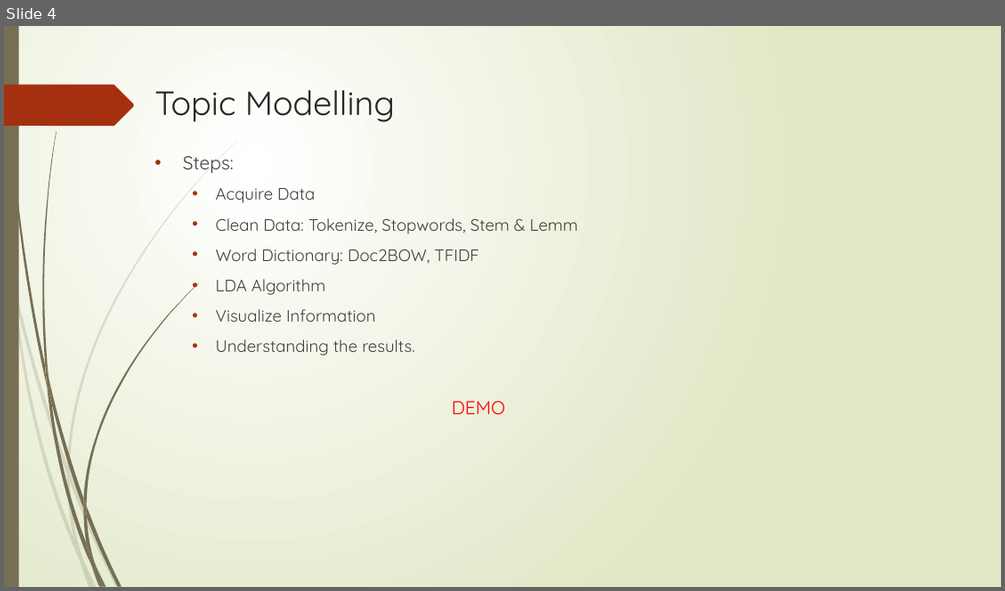
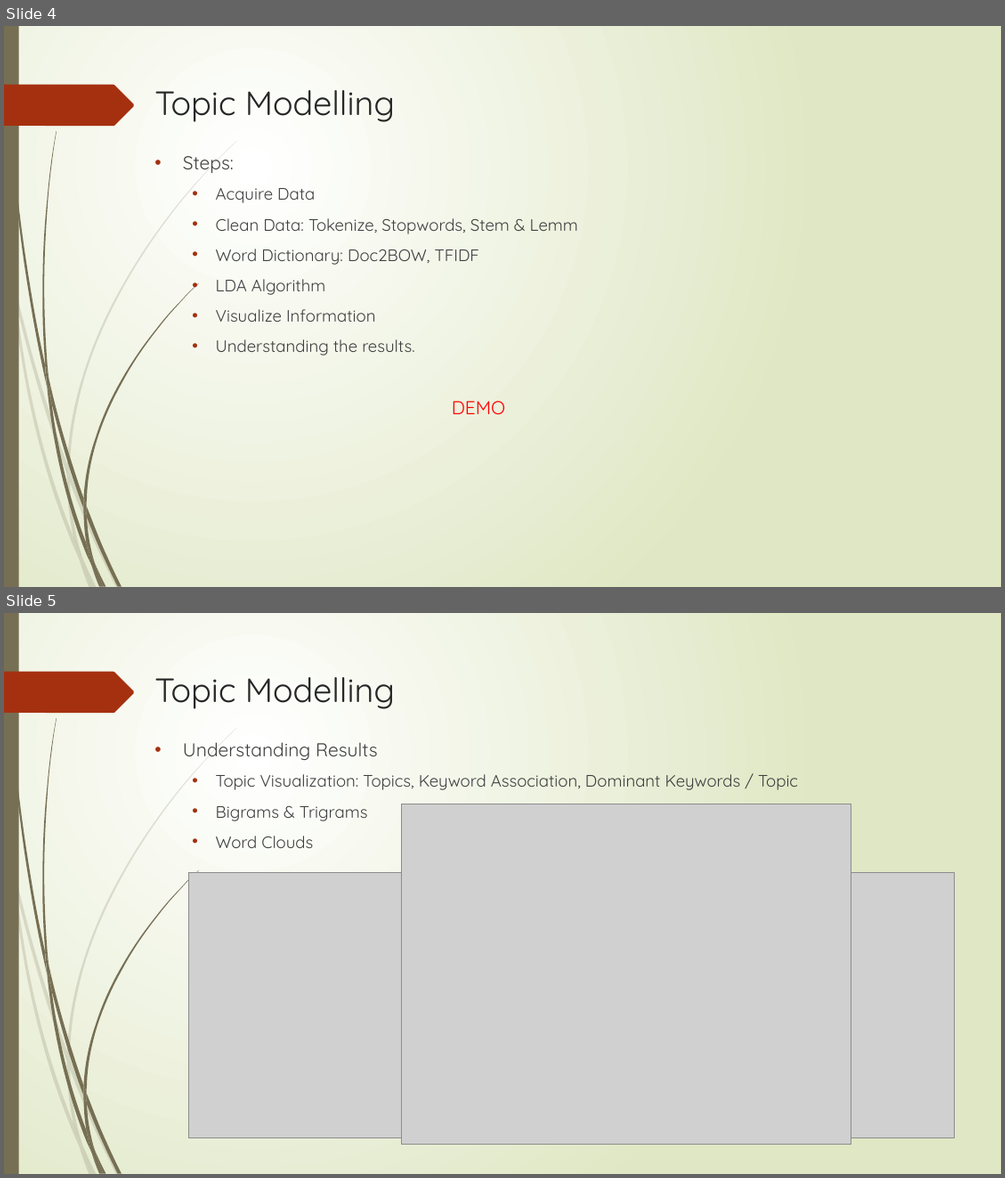
Before and after one commit to atmatul/TopicModelling, a slide deck: Topic Modelling.pptx. Shown one above the other, each under a label of ours: slide 4 before the commit, slides 4 and 5 after it. The pictures are 1005x591 and 1005x1178 pixels, drawn with LibreOffice and Linux fonts; fonts in the diff are those of the drawing; grey boxes stand for pictures. Boxes give left, top, right and bottom in pixels: in the first picture for what was removed or moved away, otherwise in the second. Text is boxed around its words. In the diff, an @@ line names an element or a change of style, - is before the commit and + after.

Commit message:
Word CLound, Bigram and Trigram

```diff
--- a/Topic Modelling.pptx
+++ b/Topic Modelling.pptx
@@ slide 5 added at (x1=4, y1=613, x2=1001, y2=1174), background gradient #FFFFFF to #DFE8C4; not listed: 24 template elements that a slide beside it also shows @@
@@ title added at (x1=154, y1=677, x2=395, y2=709), 32.4 pt, text #262626 @@
+Topic Modelling
@@ text added at (x1=183, y1=742, x2=798, y2=848), 16 pt, text #404040 @@
+• Understanding Results
+  • Topic Visualization: Topics, Keyword Association, Dominant Keywords / Topic
+  • Bigrams & Trigrams
+  • Word Clouds
@@ picture added at (x1=402, y1=803, x2=851, y2=1144) @@
@@ picture added at (x1=189, y1=873, x2=542, y2=1138) @@
@@ picture added at (x1=606, y1=873, x2=954, y2=1138) @@
```
Also in this commit, not shown: 5 other files.
